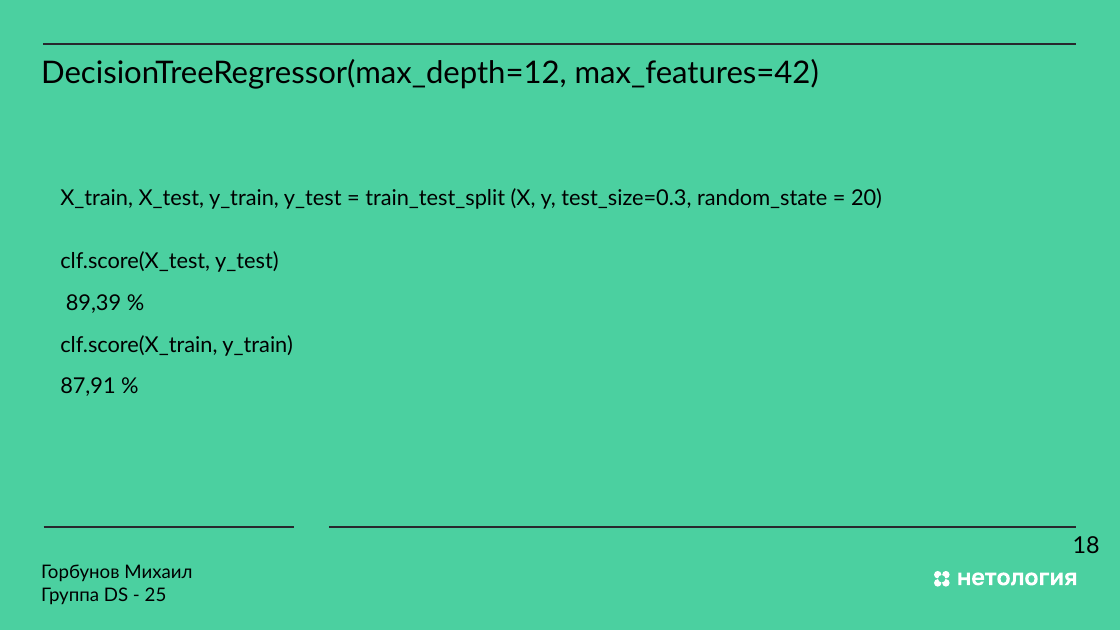
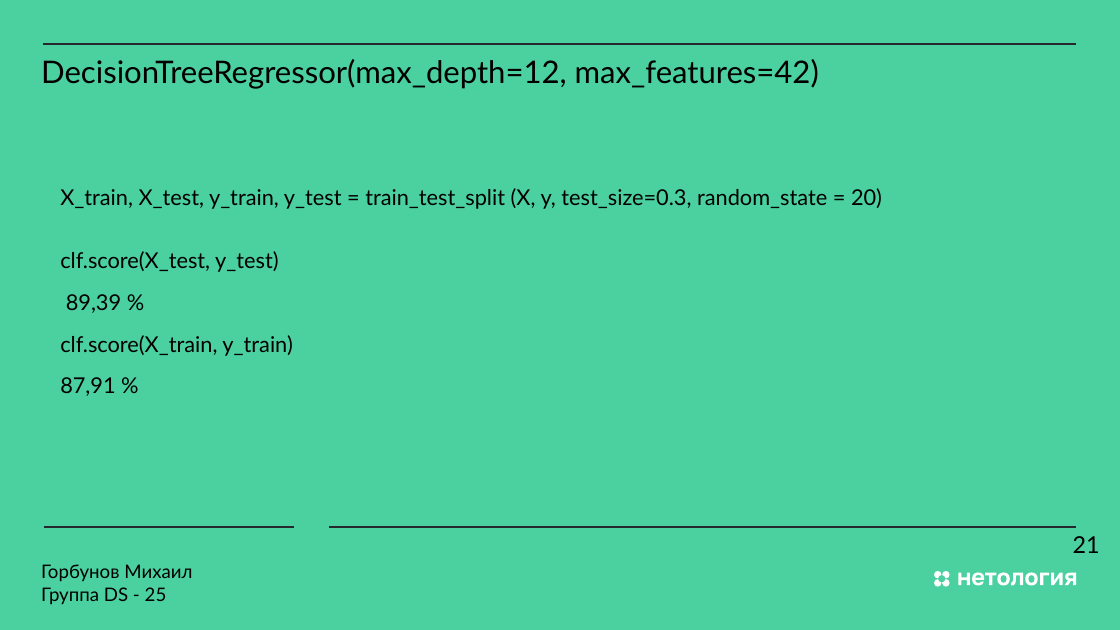
Before and after one commit to MS-max914/MX_2X, a slide deck: slide 21 of Diplom/10_10/Prezent.pptx. Drawn at 1120x630 pixels with LibreOffice and Linux fonts; fonts in the diff are those of the drawing. Boxes give left, top, right and bottom in pixels: in the first picture for what was removed or moved away, otherwise in the second. Text is boxed around its words. In the diff, an @@ line names an element or a change of style, - is before the commit and + after.

```diff
--- a/Diplom/10_10/Prezent.pptx
+++ b/Diplom/10_10/Prezent.pptx
@@ text at [1073,536,1100,553]: text changed @@
-18
+21
```
Also in this commit, not shown: 24 other slides changed.
